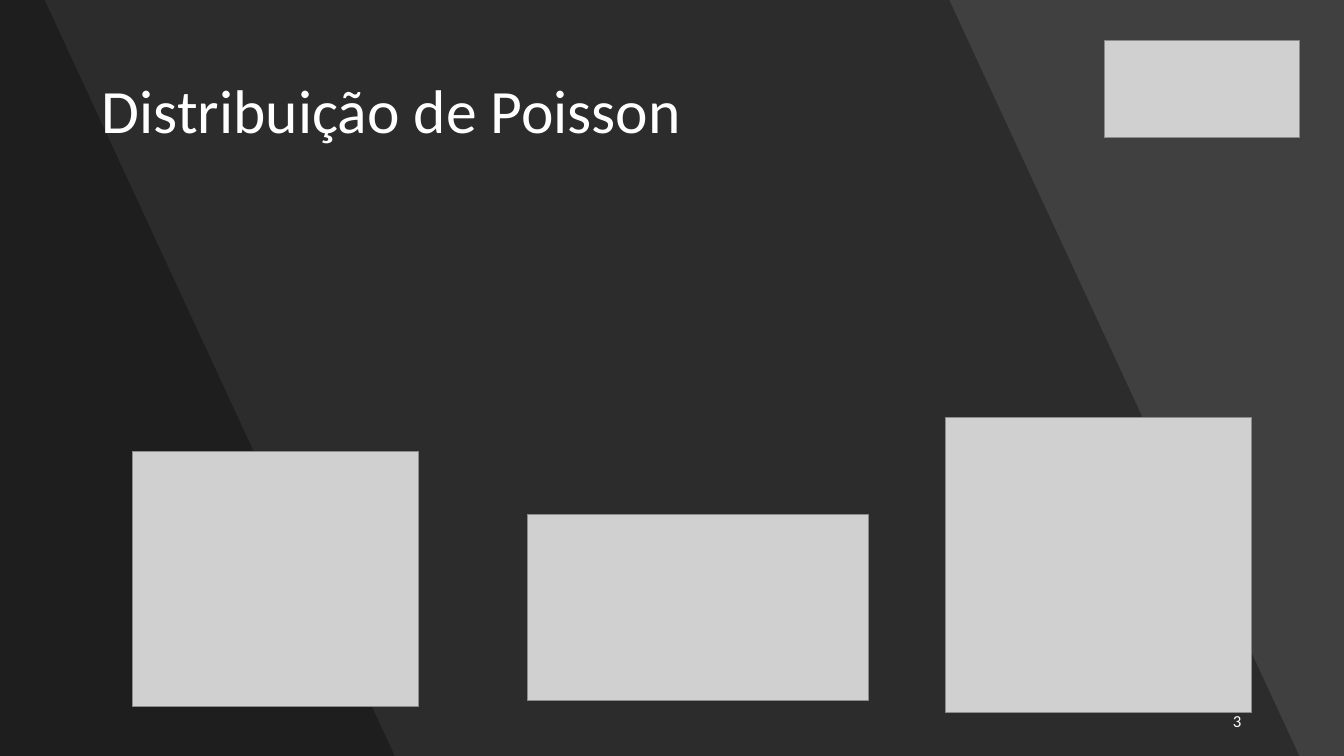
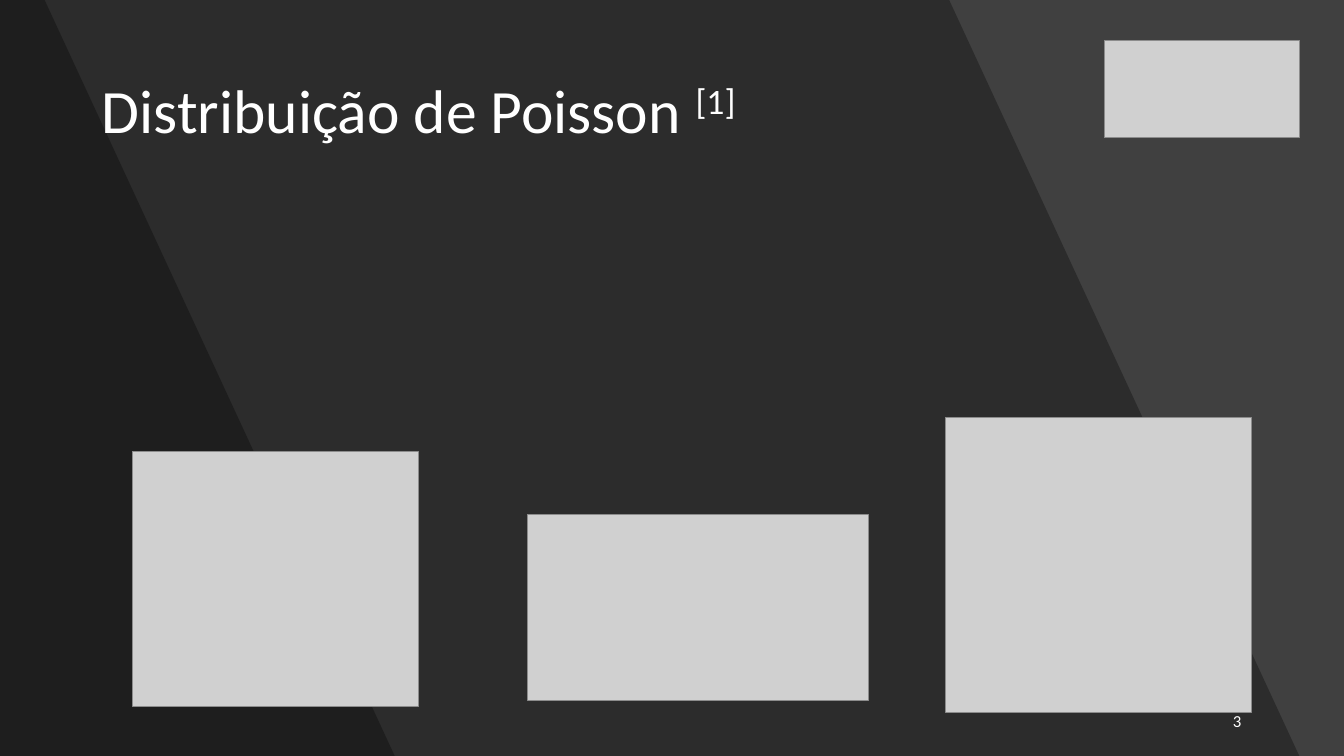
Before and after one commit to RodrigoCoelho7/probabilistic_programming, a slide deck: slide 3 of Short Talks/Poisson and Gamma distributions/Distribuição de Poisson e Gamma.pptx. Drawn at 1344x756 pixels with LibreOffice and Linux fonts; fonts in the diff are those of the drawing; grey boxes stand for pictures. Boxes give left, top, right and bottom in pixels: in the first picture for what was removed or moved away, otherwise in the second. Text is boxed around its words. In the diff, an @@ line names an element or a change of style, - is before the commit and + after.

```diff
--- a/Short Talks/Poisson and Gamma distributions/Distribuição de Poisson e Gamma.pptx
+++ b/Short Talks/Poisson and Gamma distributions/Distribuição de Poisson e Gamma.pptx
@@ title at (102,88,736,144): text changed @@
-Distribuição de Poisson
+Distribuição de Poisson [1]
```
Also in this commit, not shown: 5 other slides changed, 2 slides added, 1 slide removed.
